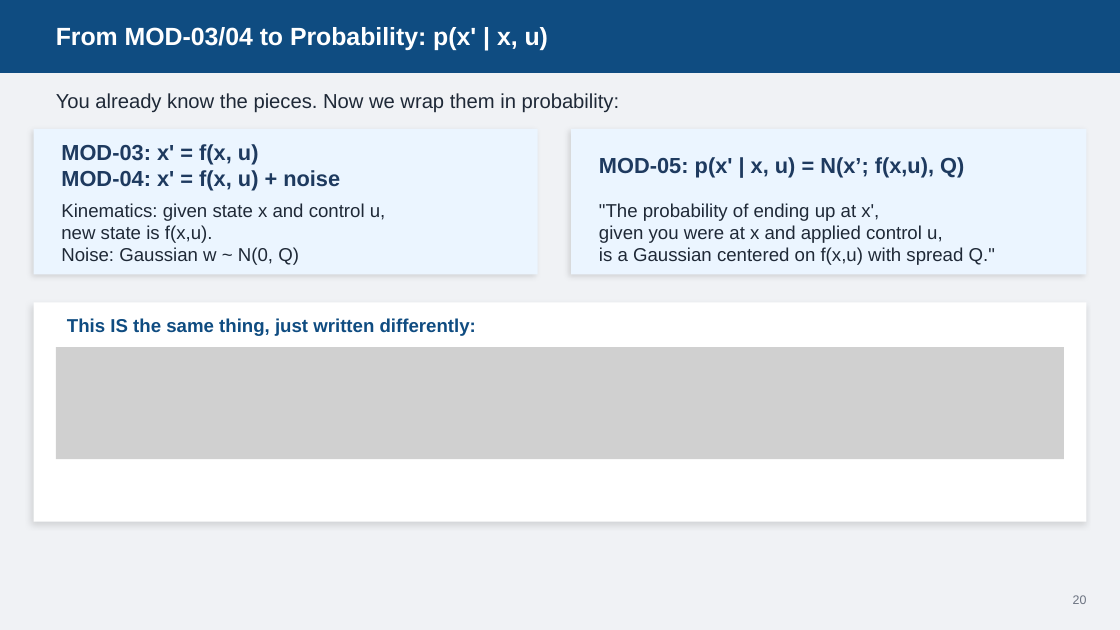
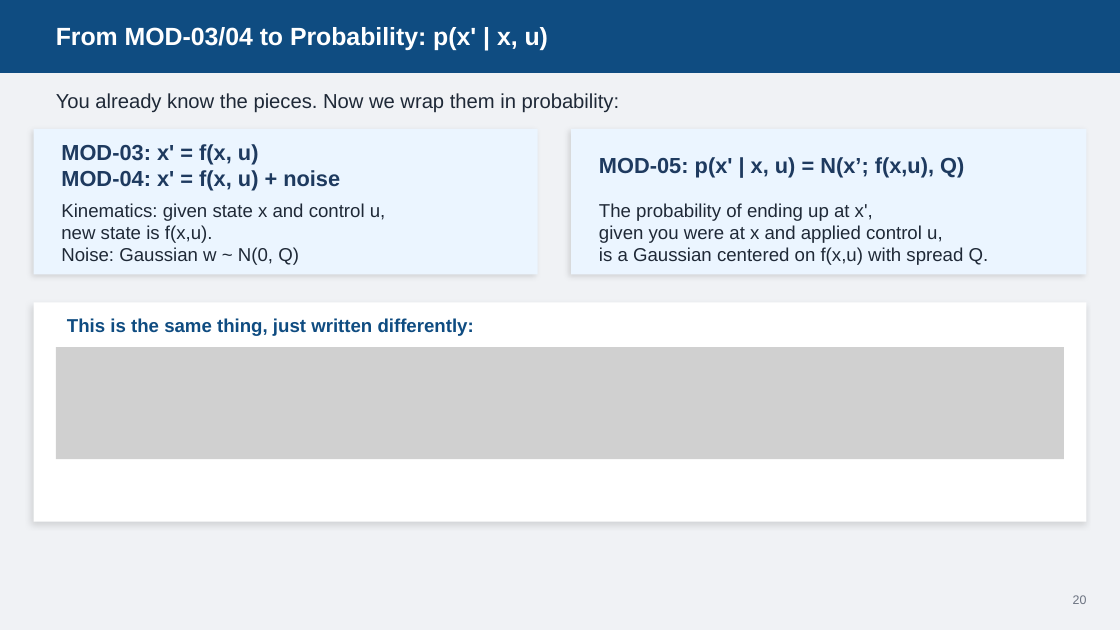
Before and after one commit to AbbadiAhmad/mobile_robots_course, a slide deck: slide 20 of Slides/Mod05/MOD05_Probabilistic_robotics.pptx. Drawn at 1120x630 pixels with LibreOffice and Linux fonts; fonts in the diff are those of the drawing; grey boxes stand for pictures. Boxes give left, top, right and bottom in pixels: in the first picture for what was removed or moved away, otherwise in the second. Text is boxed around its words. In the diff, an @@ line names an element or a change of style, - is before the commit and + after.

```diff
--- a/Slides/Mod05/MOD05_Probabilistic_robotics.pptx
+++ b/Slides/Mod05/MOD05_Probabilistic_robotics.pptx
@@ text at (599, 203, 873, 221): text changed @@
-"The probability of ending up at x',
+The probability of ending up at x',
@@ text at (599, 247, 989, 265): text changed @@
-is a Gaussian centered on f(x,u) with spread Q."
+is a Gaussian centered on f(x,u) with spread Q.
@@ text at (67, 318, 474, 336): text changed @@
-This IS the same thing, just written differently:
+This is the same thing, just written differently:
```
Also in this commit, not shown: 12 other slides changed, 2 other files.
